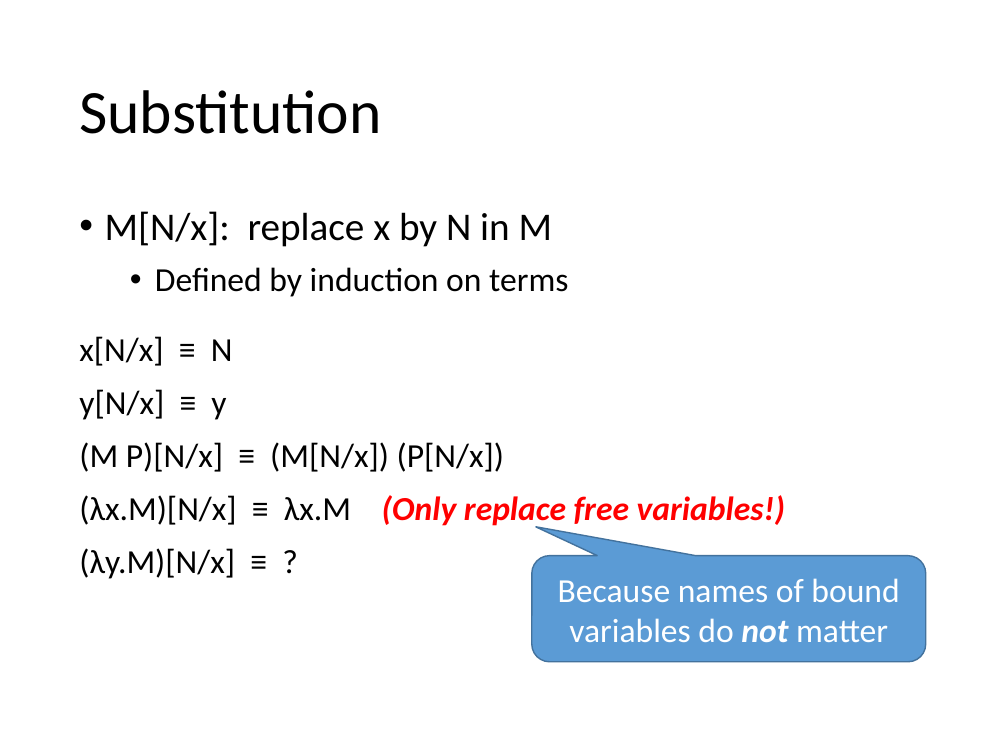
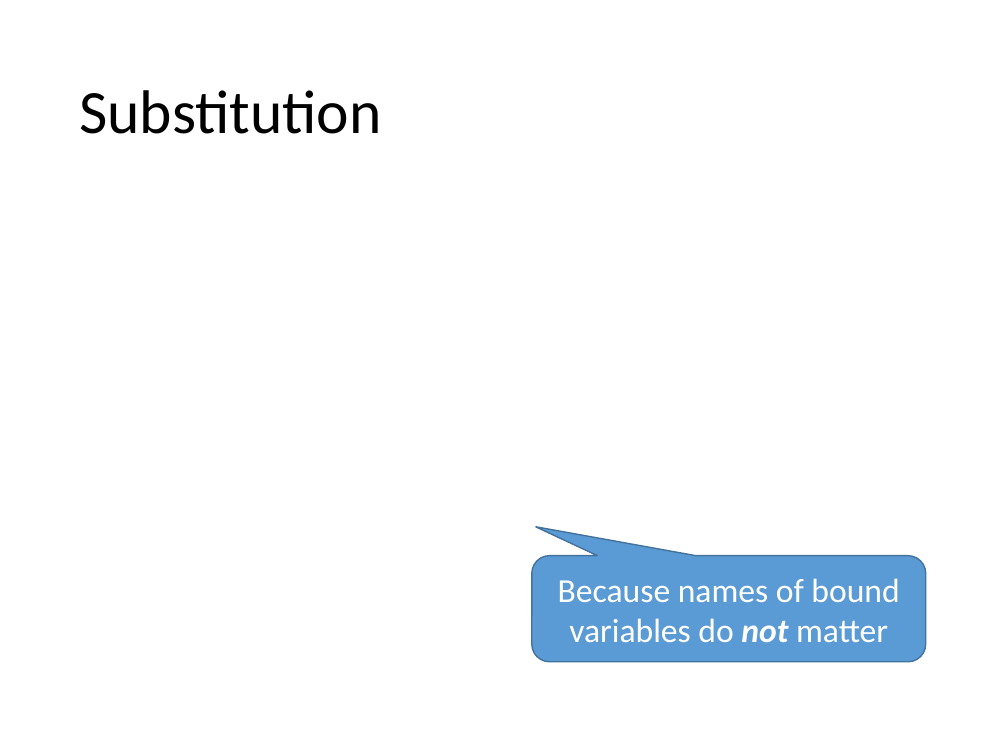
Before and after one commit to hongjin-liang/hongjin-liang.github.io, a slide deck: slide 19 of teaching/semantics/04_lambda.pptx. Drawn at 1008x756 pixels with LibreOffice and Linux fonts; fonts in the diff are those of the drawing; grey boxes stand for pictures. Boxes give left, top, right and bottom in pixels: in the first picture for what was removed or moved away, otherwise in the second. Text is boxed around its words. In the diff, an @@ line names an element or a change of style, - is before the commit and + after.

```diff
--- a/teaching/semantics/04_lambda.pptx
+++ b/teaching/semantics/04_lambda.pptx
@@ text removed at (79, 211, 785, 579) @@
-  • M[N/x]: replace x by N in M
-    • Defined by induction on terms
-  x[N/x] ≡ N
-  y[N/x] ≡ y
-  (M P)[N/x] ≡ (M[N/x]) (P[N/x])
-  (λx.M)[N/x] ≡ λx.M (Only replace free variables!)
-  (λy.M)[N/x] ≡ ?
```
Also in this commit, not shown: 22 other slides changed, 1 other file.
